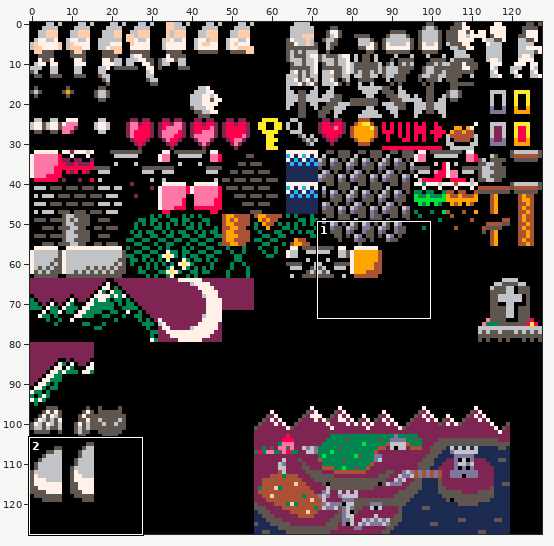
Sprite sheet, stored at sheet.png. Above, an overview of the earlier version with the close-up marked.
Close-up. Before:
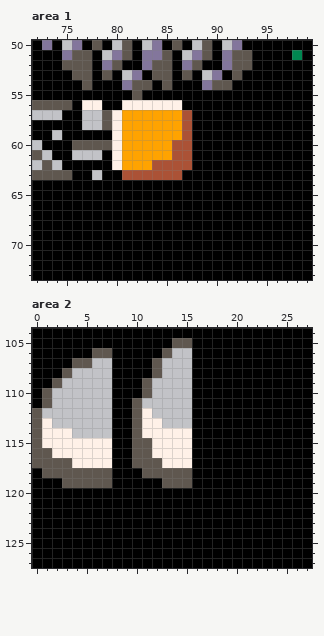
The file is 128x128 pixels. Shown: area 1: x 72..99, y 50..73; area 2: x 0..27, y 104..127.
New version:
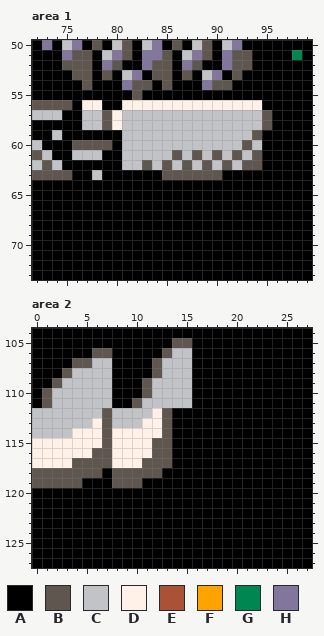
Palette (. is transparent): A #000000  B #5f574f  C #c2c3c7  D #fff1e8  E #ab5236  F #ffa300  G #008751  H #83769c
Diff:
--- area 1
@@ x 72..99 @@
 55 AAAAAAAAAABAAAAAAAAAAAAAAAAA
-56 BBBBADDAADDDDDDAAAAAAAAAAAAA
-57 CCCAACCBDFFFFFFEAAAAAAAAAAAA
-58 AAAAACCBDFFFFFFEAAAAAAAAAAAA
-59 AACAAAAADFFFFFFEAAAAAAAAAAAA
-60 CAAABBBBDFFFFFEEAAAAAAAAAAAA
-61 BCAACCCADFFFFFEEAAAAAAAAAAAA
-62 CBCAAAAADFFFEEEEAAAAAAAAAAAA
-63 BBBBAACAAEEEEEEAAAAAAAAAAAAA
+56 BBBBADDAADDDDDDDDDDDDDDAAAAA
+57 CCCAACCBDCCCCCCCCCCCCCCBAAAA
+58 AAAAACCBDCCCCCCCCCCCCCCBAAAA
+59 AACAAAAAACCCCCCCCCCCCCBAAAAA
+60 CAAABBBBACCCCCCCCCCCCBCAAAAA
+61 BCAACCCAACCCCCBCBCBCBCBAAAAA
+62 CBCAAAAAACCBCBCBCBCBCBBAAAAA
+63 BBBBAACAAAAAABBBBBBAAAAAAAAA
 64 AAAAAAAAAAAAAAAAAAAAAAAAAAAA
--- area 2
@@ x 0..17 @@
 111 ABCCCCCCAABCCCCCAA
-112 BCCCCCCCAABDCCCCAA
-113 BDCCCCCCAABDDCCCAA
-114 BDDDCCCCAABDDDDDAA
-115 BDDDDDDDAABBDDDDAA
-116 BBDDDDDDAABBDDDDAA
-117 BBBBDDDDAABBBDDDAA
-118 ABBBBBBBAAABBBBBAA
-119 AAABBBBBAAAAABBBAA
+112 CCCCCCCBCCCCDBAAAA
+113 CCCCCCDBCCCDDBAAAA
+114 CCCCDDDBDDDDDBAAAA
+115 DDDDDDDBDDDDBBAAAA
+116 DDDDDDBBDDDDBBAAAA
+117 DDDDBBBBDDDBBBAAAA
+118 BBBBBBBABBBBBAAAAA
+119 BBBBBAAABBBAAAAAAA
 120 AAAAAAAAAAAAAAAAAA
Pixel boxes of the changes (left, top, right, bottom) in both close-ups:
changed: (112, 100, 272, 180)
changed: (32, 408, 192, 488)
